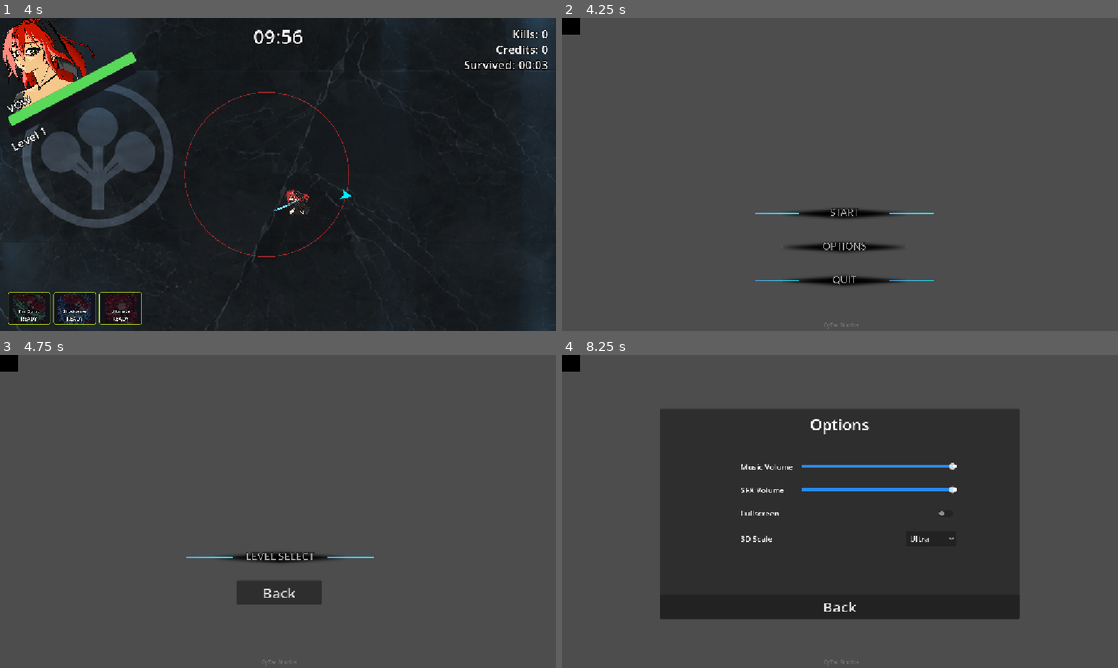
Above: before the commit, frames 1-4 (two rows, left to right).
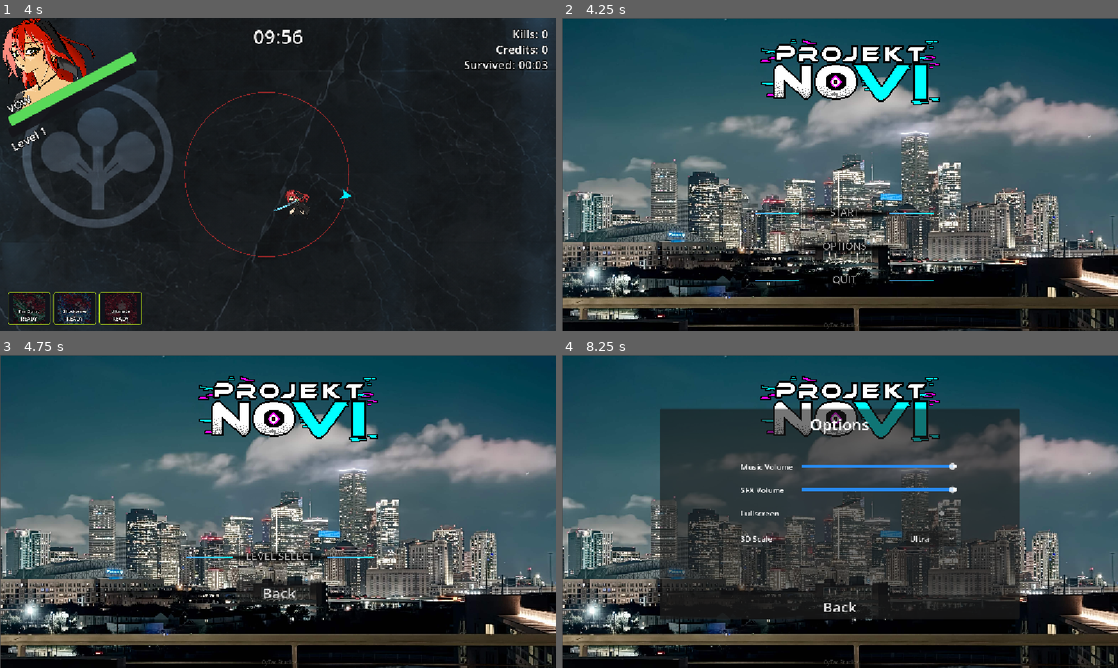
Above: after the commit, the same moments.

Repository: Shaheer-Abbasi/Projekt-Novi
Game: Godot game, scene res://scenes/Levels/1.tscn
Two runs of this game, one before a commit and one after it. Both use one fixed random seed, a clock stepped at 60 frames per second and the inputs below. This scene is started directly instead of the project's main scene. Video files are missing from this copy of the repository; at most half a second of black plays in their place. Sound files missing from this copy of the repository are replaced by a short silence.
Inputs (mouse positions are in pixels of both pictures, inside the frame that each line leads up to):
- Up to frame 1 (4 s): tap Enter at 0.5 s; move the mouse to (400, 158) at 0.52 s; hold D (right) 0.53-1.25 s; tap 1 (ability_1) at 0.6 s; click (400, 158) at 0.67 s; tap Space at 0.77, 3.77 s; drag from (166, 190) to (250, 237) at 1.27 s; move the mouse to (333, 105) at 2.02 s; hold D (right) 2.03-2.75 s; tap Shift (ability_3) at 2.1 s; click (333, 105) at 2.17 s; drag from (250, 237) to (111, 127) at 2.77 s; move the mouse to (444, 221) at 3.52 s; hold A (left) from 3.53 s (still down); hold E (interact) from 3.53 s (still down); click (444, 221) at 3.67 s
- Up to frame 2 (4.25 s): keep holding A (left); keep holding E (interact); tap Escape at 4.15 s
- Up to frame 3 (4.75 s): release A (left) at 4.25 s; release E (interact) at 4.25 s; click (283, 549) at 4.25 s
- Up to frame 4 (8.25 s): click (840, 558) at 5 s; click "Back" at 5.75 s; click (845, 549) at 6.5 s; click "Back" at 7.25 s; click (845, 583) at 8 s

Frame 1 is identical in both runs. In frame 2, 88% of the frame differs, in the area x 0-100%, y 0-100%; in frame 3, 88%; in frame 4, 63%.

Commit message:
Latest dev (#26)
* Add spawn controls for boss test levels

* Add empty Level 2 boss testing arena

* Unlock Level 2 boss test arena

* Add force kill hook for scripted boss attacks

* Add Acarion Repo Unit boss behavior

* Add Acarion Repo Unit boss stats

* Add Acarion Repo Unit boss scene

* Support placed boss test encounters

* Stage Acarion Repo Unit in Level 2

* Fix Acarion state timer name collision

* Refine Acarion melee range and windup telegraph

* Make Acarion melee easier to read and dodge

* Add Acarion speech bubble and sterilization countdown

* Widen Acarion laser fan and latch area-clear trigger

* Simplify Acarion dialogue for sterilization phase

* Speed up Acarion cone windup

* Swap Acarion boss to cracked robot sprite

* Fix Acarion sprite visibility and restore boss tuning

* Force Acarion boss sprite visible at runtime

* Add text-based cracked Acarion sprite

* Load cracked Acarion SVG sprite

* Point Acarion scene to cracked SVG

* Use simple box placeholder for Acarion boss

* Reduce Acarion boss health by 25 percent

* Integrate latest team systems with private boss branch

* Replace main menu logo

* Add main menu background photo

* Use stock photo and logo on main menu

* Skip old main menu intro screen

* Center main menu logo

* Align main menu logo with buttons

* Fix merge conflict

---------

Co-authored-by: Andrew Viada <aaviada@cougarnet.uh.edu>
Co-authored-by: Shaheer Abbasi <abbasi.shaheer14@gmail.com>

Diff:
--- a/projekt-novi/scenes/MainMenuScenes/main_menu.tscn
+++ b/projekt-novi/scenes/MainMenuScenes/main_menu.tscn
@@ -3,7 +3,7 @@
 [ext_resource type="Script" uid="uid://d4ge4g72xfbjg" path="res://scripts/MainMenu_Scrips/main_menu.gd" id="1_l6cm7"]
 [ext_resource type="AudioStream" uid="uid://beeck8r4ihpga" path="res://assets/Music/MenuMusic.mp3" id="2_8ln24"]
 [ext_resource type="Script" uid="uid://cgudegxae1078" path="res://scripts/MainMenu_Scrips/audio_control.gd" id="2_ekxnf"]
-[ext_resource type="VideoStream" uid="uid://tosjbvmhnsf3" path="res://assets/Background/BGMenu_p2.ogv" id="3_460oo"]
+[ext_resource type="Texture2D" path="res://assets/Background/IMG_0077.jpg" id="3_460oo"]
 [ext_resource type="Script" uid="uid://cxn34lqrfs0" path="res://scripts/MainMenu_Scrips/fullscreen_control.gd" id="3_bqqt6"]
 [ext_resource type="Texture2D" uid="uid://bv8kgl5lkq0w" path="res://assets/Buttons/MM_Buttons/Start_N.png" id="4_fwirt"]
 [ext_resource type="Script" uid="uid://cb1umgn16gjj4" path="res://scripts/MainMenu_Scrips/scale_control.gd" id="4_wu84c"]
@@ -18,6 +18,7 @@
 [ext_resource type="Texture2D" uid="uid://deube1dhvwcxi" path="res://assets/Buttons/Level_Select/LevelSelect_N.png" id="13_kyccw"]
 [ext_resource type="Texture2D" uid="uid://c2txaypqc5wqe" path="res://assets/Buttons/Level_Select/LevelSelect_P.png" id="14_jj6og"]
 [ext_resource type="Texture2D" uid="uid://cce6fsv8bfjtc" path="res://assets/Buttons/Level_Select/LevelSelect_H.png" id="15_rer4v"]
+[ext_resource type="Texture2D" path="res://assets/Background/ProjektNoVI_Logo_New.png" id="16_newlogo"]
 
 [sub_resource type="StyleBoxLine" id="StyleBoxLine_py7os"]
 color = Color(1, 1, 1, 1)
@@ -44,17 +45,29 @@
 autoplay = true
 bus = &"Music"
 
-[node name="VideoStreamPlayer" type="VideoStreamPlayer" parent="." unique_id=1901013342]
+[node name="Background" type="TextureRect" parent="."]
 z_index = -2
+layout_mode = 1
+anchors_preset = 15
+anchor_right = 1.0
+anchor_bottom = 1.0
+grow_horizontal = 2
+grow_vertical = 2
+mouse_filter = 2
+texture = ExtResource("3_460oo")
+expand_mode = 1
+stretch_mode = 6
+
+[node name="NewLogo" type="TextureRect" parent="."]
 layout_mode = 0
-offset_left = -3.5385742
-offset_top = -5.1694336
-offset_right = 1916.4614
-offset_bottom = 1074.8306
-scale = Vector2(0.60133916, 0.6059527)
-stream = ExtResource("3_460oo")
-autoplay = true
-loop = true
+offset_left = 408.0
+offset_top = 42.0
+offset_right = 958.0
+offset_bottom = 190.0
+mouse_filter = 2
+texture = ExtResource("16_newlogo")
+expand_mode = 1
+stretch_mode = 5
 
 [node name="MainButtons" type="VBoxContainer" parent="." unique_id=1759019988]
 visible = false
Binary file added: projekt-novi/assets/Background/IMG_0077.jpg
Binary file added: projekt-novi/assets/Background/ProjektNoVI_Logo_New.png
